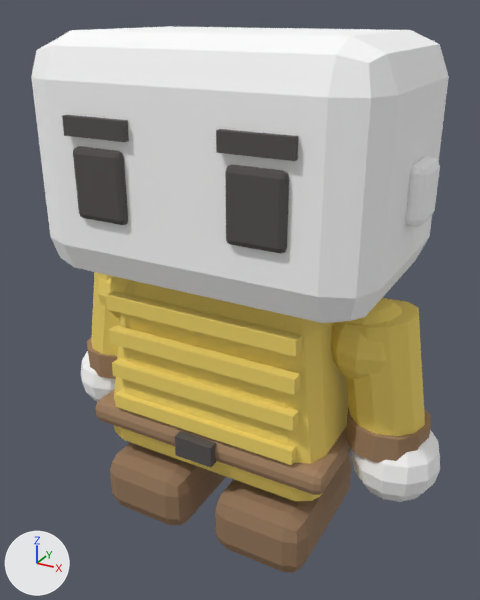
The glTF model public/assets/models/characters/body-telogreika-mustard.glb as it was, and as the next commit left it.
Camera for both pictures: a 50 mm lens placed at (0.4, -0.732, 0.686), pointed at (0.002, -0.008, 0.324). Arrows for +X, +Y and +Z are at lower left; the lights stay in place. The picture after the commit comes second. Vertices at exactly the same position are counted once.

Objects in the first picture: 'body-mesh', 'head-mesh'.
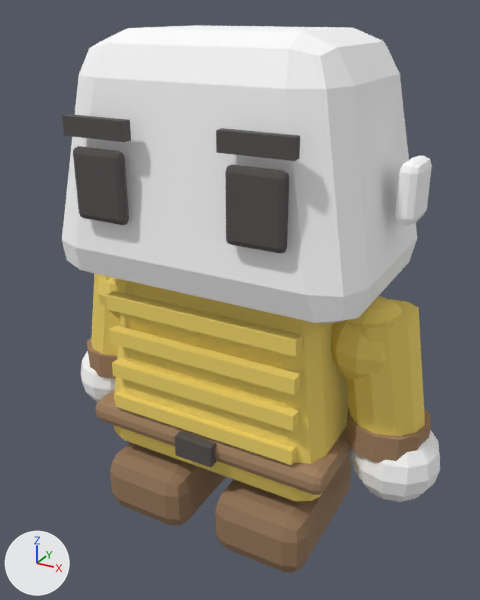
Patch to the scene script:
```diff
--- a/public/assets/models/characters/body-telogreika-mustard.glb.py
+++ b/public/assets/models/characters/body-telogreika-mustard.glb.py
@@ me_head_mesh @@
 # used by ob_head_mesh; location = (0.0, 0.0, 0.0)
-me_head_mesh.from_pydata(...)  # 444 vertices, 852 faces; spans x -0.29..0.29, y -0.159..0.15, z 0.087..0.662
+me_head_mesh.from_pydata(...)  # 444 vertices, 852 faces; spans x -0.29..0.29, y -0.159..0.146, z 0.087..0.665
+# me_head_mesh part 1: the loose piece of 56 vertices spanning x 0.214..0.24, y -0.03..0.03, z 0.465..0.535 is moved by (-0.009, 0.0, 0.0)
+# me_head_mesh part 2: 56 of 444 vertices moved; they spanned x -0.22..0.22, y -0.15..0.15, z 0.368..0.662 and now span x -0.206..0.206, y -0.146..0.146, z 0.365..0.665; mean shift (0.0, 0.0, 0.0); largest move (-0.17, -0.1, 0.662) -> (-0.109, -0.073, 0.665)
+# other edits to the shape of me_head_mesh do not show in these pictures
 me_head_mesh.materials.append(mat_skinmat)
```

Pixel boxes [x1, y1, x2, y2] of what changed, in the pictures (480 x 600 px; the box of a moved part takes in the faces that stretch with it):
'head-mesh', reshaped (10% narrower)
    before: [31, 26, 449, 502]
    after: [62, 25, 440, 502]
part 1 of me_head_mesh, moved or reshaped
    before: [406, 156, 440, 227]
    after: [395, 155, 432, 226]
part 2 of me_head_mesh, moved or reshaped
    before: [31, 26, 449, 323]
    after: [62, 25, 417, 324]
